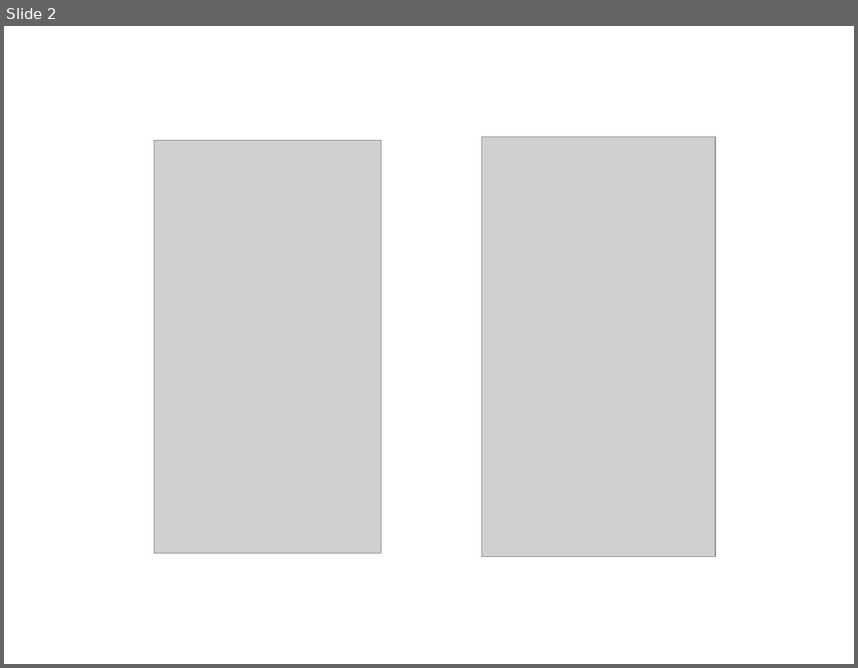
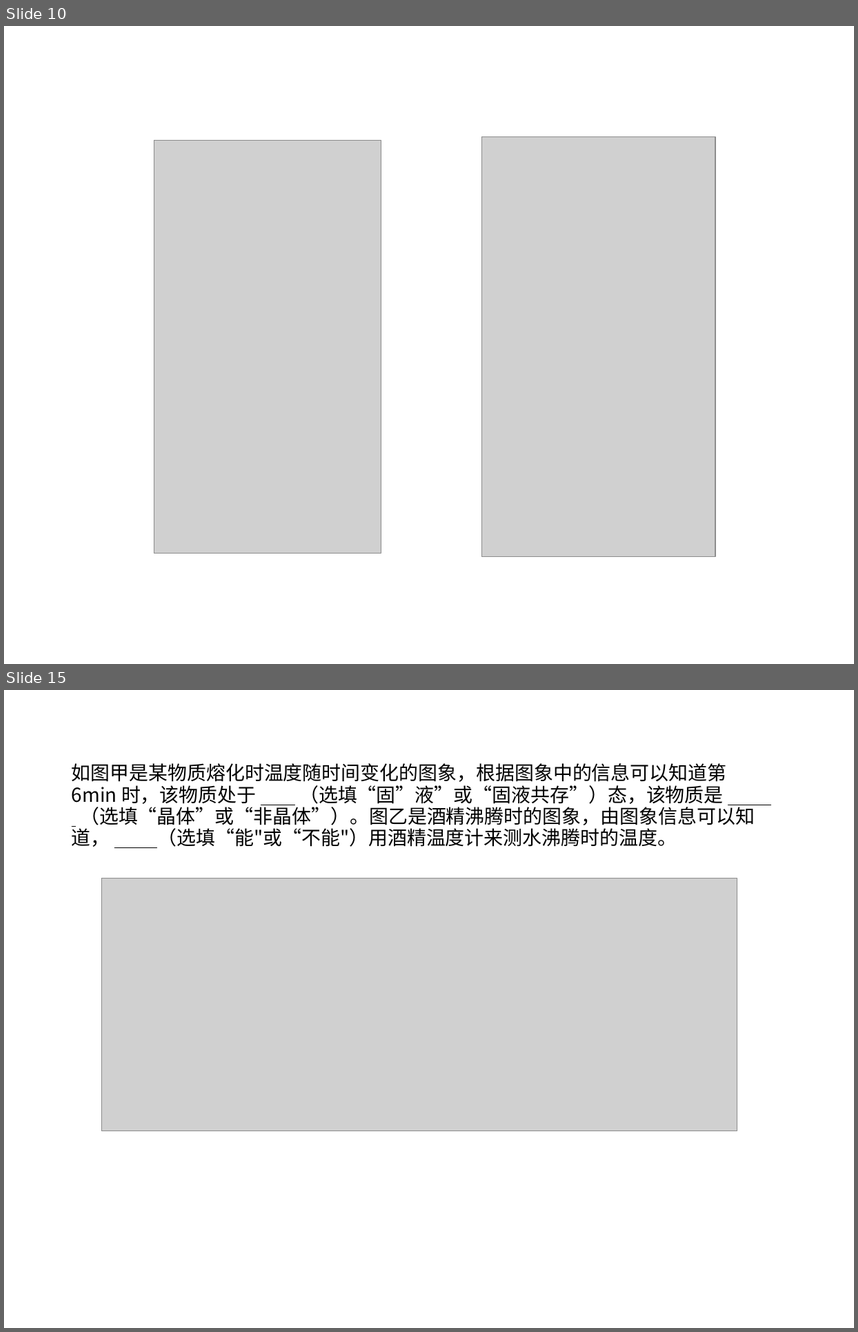
Before and after one commit to ericzhang/english-math, a slide deck: physics/grade-8-上/8上物理人教版-unit-3-物态变化.ppt. Shown one above the other, each under a label of ours: slide 2 before the commit, slides 10 and 15 after it; the slides between them are not shown. The pictures are 858x668 and 858x1332 pixels, drawn with LibreOffice and Linux fonts; fonts in the diff are those of the drawing; grey boxes stand for pictures. Boxes give left, top, right and bottom in pixels: in the first picture for what was removed or moved away, otherwise in the second. Text is boxed around its words. In the diff, an @@ line names an element or a change of style, - is before the commit and + after.

```diff
--- a/physics/grade-8-上/8上物理人教版-unit-3-物态变化.ppt
+++ b/physics/grade-8-上/8上物理人教版-unit-3-物态变化.ppt
@@ slide 15 added at (4, 690, 854, 1328), background #FFFFFF @@
@@ text added at (72, 763, 755, 847), 18 pt, text #000000 @@
+如图甲是某物质熔化时温度随时间变化的图象，根据图象中的信息可以知道第 6min 时，该物质处于 （选填“固”液”或“固液共存”）态，该物质是 （选填“晶体”或“非晶体”）。图乙是酒精沸腾时的图象，由图象信息可以知道， （选填“能"或“不能"）用酒精温度计来测水沸腾时的温度。
@@ picture added at (102, 878, 737, 1131) @@
@@ what was slide 2 is now slide 10 @@
```
Also in this commit, not shown: 8 other slides added, 45 other files.
